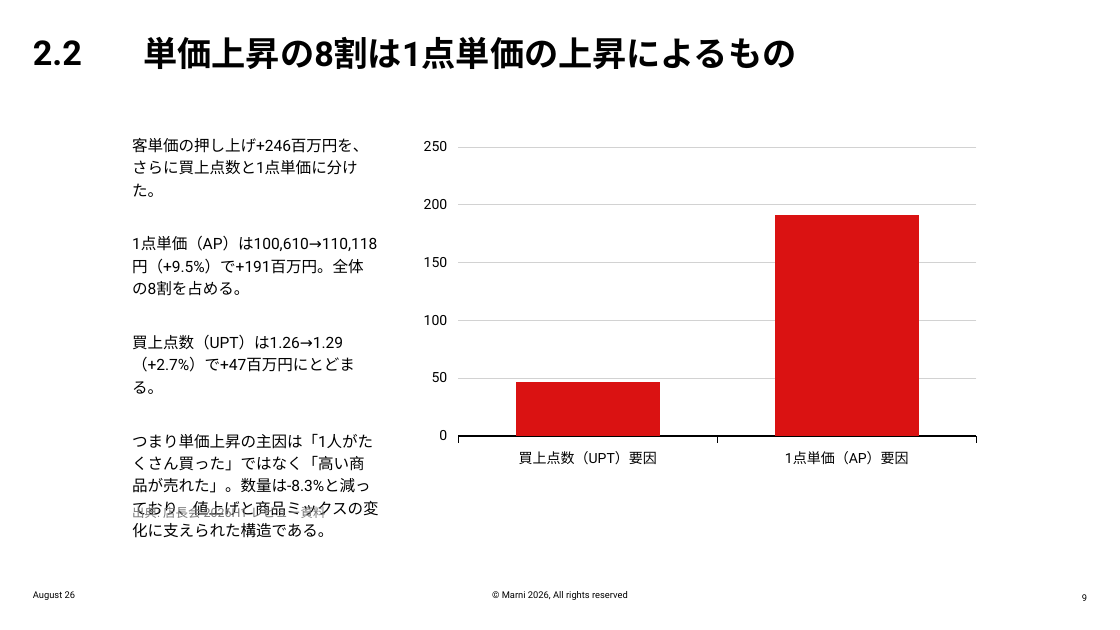
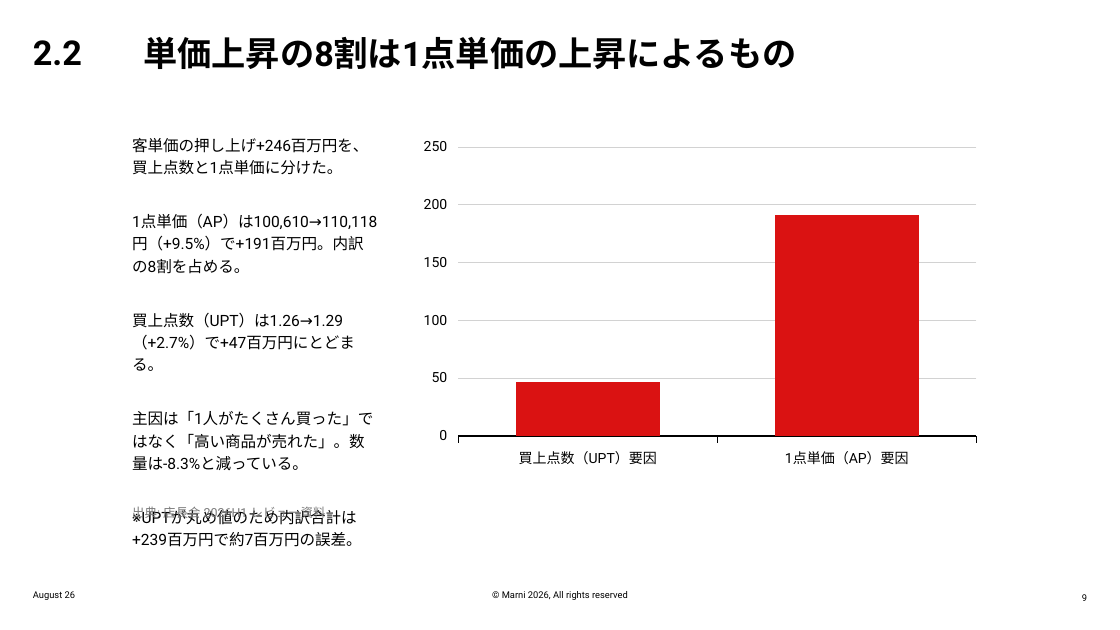
Before and after one commit to classicstyle74-sys/claude-code-workspace, a slide deck: slide 9 of deck/MARNI_2026H1_Sales_Review.pptx. Drawn at 1120x630 pixels with LibreOffice and Linux fonts; fonts in the diff are those of the drawing; background and template pictures are left out. Boxes give left, top, right and bottom in pixels: in the first picture for what was removed or moved away, otherwise in the second. Text is boxed around its words. In the diff, an @@ line names an element or a change of style, - is before the commit and + after.

```diff
--- a/deck/MARNI_2026H1_Sales_Review.pptx
+++ b/deck/MARNI_2026H1_Sales_Review.pptx
@@ text at [132, 138, 377, 274]: text changed @@
-客単価の押し上げ+246百万円を、さらに買上点数と1点単価に分けた。
-1点単価（AP）は100,610→110,118円（+9.5%）で+191百万円。全体の8割を占める。
+客単価の押し上げ+246百万円を、買上点数と1点単価に分けた。
+1点単価（AP）は100,610→110,118円（+9.5%）で+191百万円。内訳の8割を占める。
@@ text at [132, 411, 373, 470]: text changed @@
-つまり単価上昇の主因は「1人がたくさん買った」ではなく「高い商品が売れた」。数量は-8.3%と減っており、値上げと商品ミックスの変化に支えられた構造である。
+主因は「1人がたくさん買った」ではなく「高い商品が売れた」。数量は-8.3%と減っている。
+※UPTが丸め値のため内訳合計は+239百万円で約7百万円の誤差。
```
Also in this commit, not shown: 6 other slides changed, 1 slide added, 1 other file.
